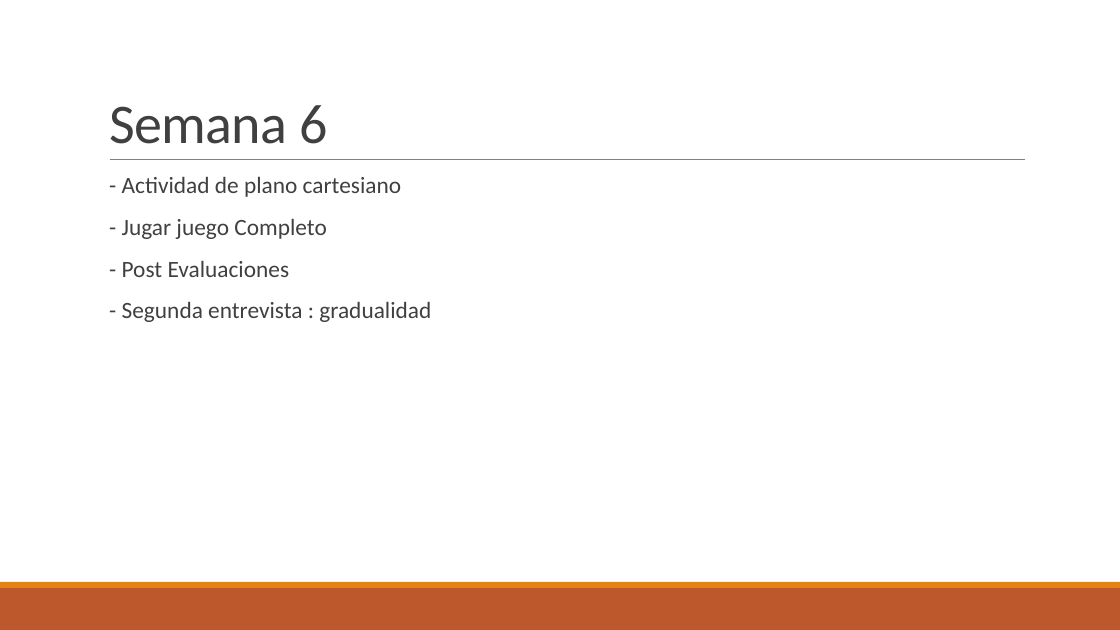
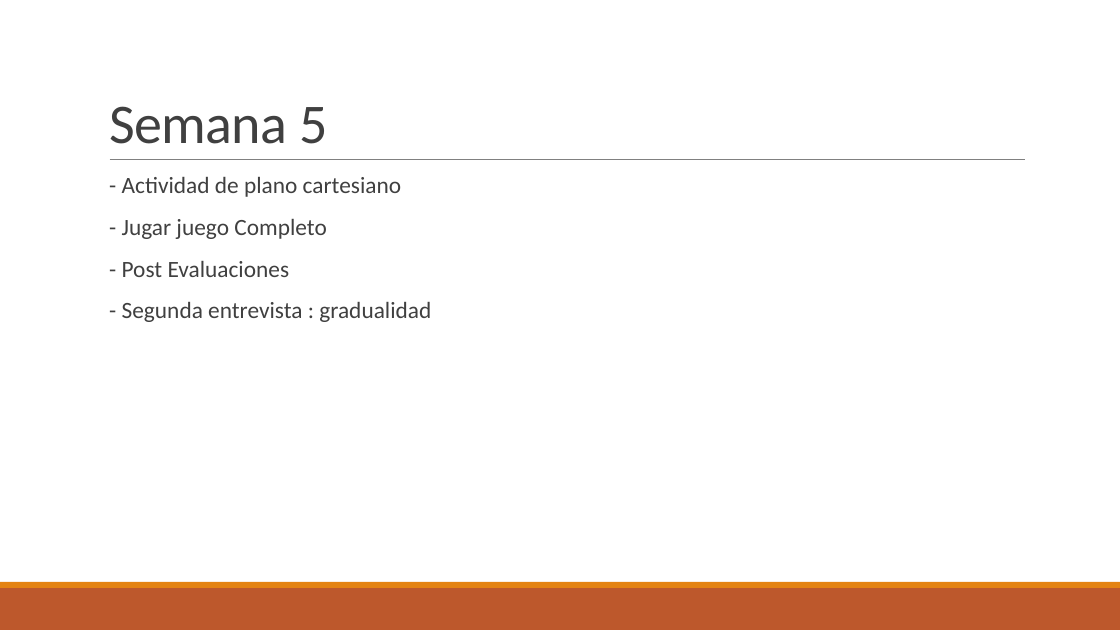
Before and after one commit to matpardo/memoria_geowizard, a slide deck: slide 7 of Trabajo Memoria/Segundo Semestre/Experimentos GeoAudioWizard.pptx. Drawn at 1120x630 pixels with LibreOffice and Linux fonts; fonts in the diff are those of the drawing. Boxes give left, top, right and bottom in pixels: in the first picture for what was removed or moved away, otherwise in the second. Text is boxed around its words. In the diff, an @@ line names an element or a change of style, - is before the commit and + after.

```diff
--- a/Trabajo Memoria/Segundo Semestre/Experimentos GeoAudioWizard.pptx
+++ b/Trabajo Memoria/Segundo Semestre/Experimentos GeoAudioWizard.pptx
@@ title at [109,106,327,144]: text changed @@
-Semana 6
+Semana 5
```
Also in this commit, not shown: 3 other slides changed, 1 other file.
